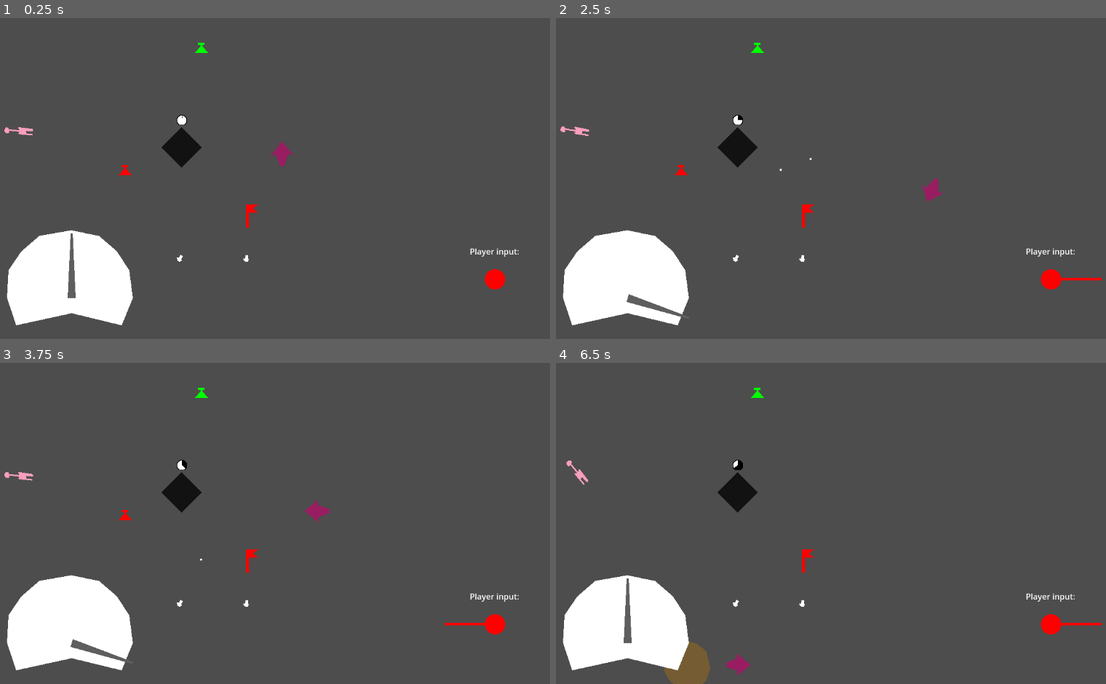
Above: before the commit, frames 1-4 (two rows, left to right).
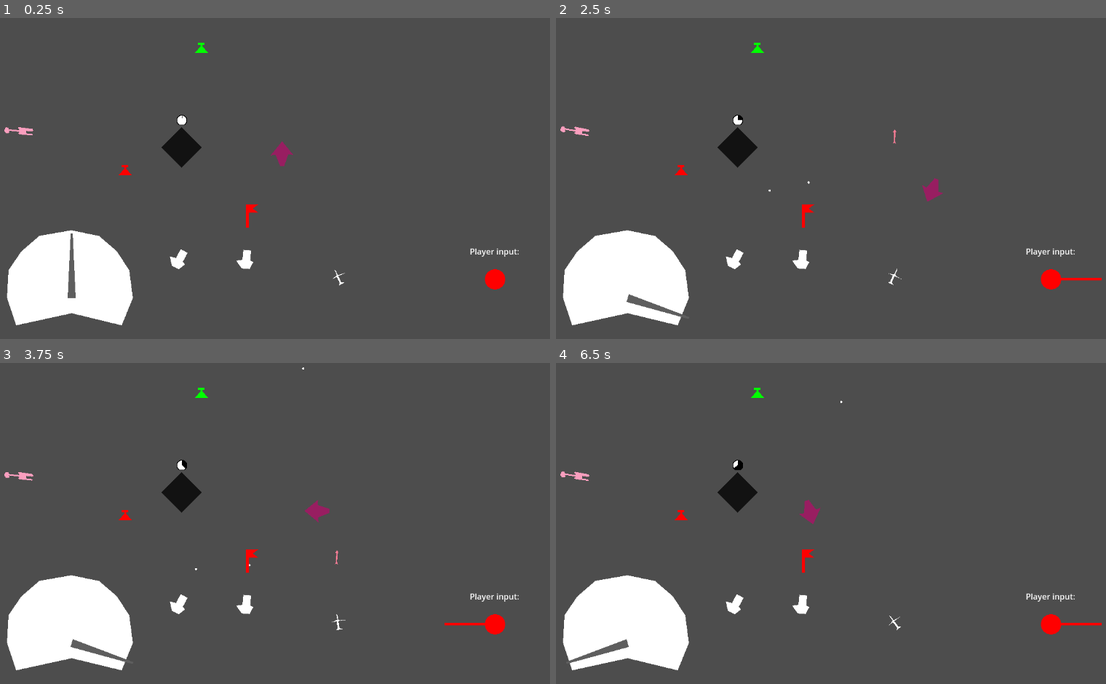
Above: after the commit, the same moments.

Repository: IwailerI/micro-jam-colors
Game: Godot game, scene res://scenes/level/level.tscn
Two runs of this game, one before a commit and one after it. Both use one fixed random seed, a clock stepped at 60 frames per second and the inputs below.
Inputs:
- Up to frame 1 (0.25 s): no input
- Up to frame 2 (2.5 s): hold D (movement_right) 0.53-1.28 s; hold Space (throttle) 0.53-1.28 s; hold S (movement_down) 1.28-2.03 s; tap Space (throttle) at 1.35 s; hold D (movement_right) from 2.03 s (still down); hold Space (throttle) from 2.03 s (still down)
- Up to frame 3 (3.75 s): release D (movement_right) at 2.78 s; release Space (throttle) at 2.78 s; hold W (movement_up) 2.78-3.53 s; tap Space (throttle) at 2.85 s; hold A (movement_left) from 3.53 s (still down); hold Space (throttle) from 3.53 s (still down)
- Up to frame 4 (6.5 s): release Space (throttle) at 4.28 s; tap Space (throttle) at 4.35, 5.85 s; release A (movement_left) at 5.03 s; hold S (movement_down) 5.03-5.78 s; hold Space (throttle) 5.03-5.78 s; hold D (movement_right) from 5.78 s (still down)

The runs differ from the first frame. In frame 1, 0.2% of the frame differs, in the area x 30-63%, y 72-84%; in frame 2, 0.3%; in frame 3, 0.3%; in frame 4, 1.7%, in the area x 0-63%, y 11-100%.

Commit message:
Crossbow fin

Diff:
--- a/objects/canon/canon.tscn
+++ b/objects/canon/canon.tscn
@@ -12,17 +12,10 @@
 
 [node name="Cooldown" type="Timer" parent="."]
 
+[node name="Polygon2D" type="Polygon2D" parent="."]
+position = Vector2(-6.76923, -1.45454)
+scale = Vector2(2.84615, 3.09091)
+polygon = PackedVector2Array(-5, 3, -5, -2, 0, -6, 1, -2, 8, -2, 8, 3, 1, 3, 0, 5)
+
 [node name="CollisionShape2D" type="CollisionShape2D" parent="."]
 shape = SubResource("CircleShape2D_ihhhh")
-
-[node name="Sprite" type="Polygon2D" parent="."]
-visible = false
-position = Vector2(-9, 2)
-scale = Vector2(3.45317, 3.45317)
-color = Color(0.983108, 0.620366, 0.748052, 1)
-polygon = PackedVector2Array(-6, -4, -6, 4, 0, 4)
-
-[node name="Polygon2D" type="Polygon2D" parent="."]
-position = Vector2(-2, -0.454545)
-scale = Vector2(1, 1.09091)
-polygon = PackedVector2Array(-5, 3, -5, -2, 0, -6, 1, -2, 8, -2, 8, 3, 1, 3, 0, 5)
--- /dev/null
+++ b/objects/crossbow/crossbow.gd
@@ -0,0 +1,34 @@
+extends StaticBody2D
+
+
+const CROSSBOW_BOLT := preload("res://objects/projectiles/crossbow_bolt.tscn")
+
+## Duration in seconds before crossbow starts shooting.
+@export var wakeup: float = 0.5
+@export var cooldown: float = 1.5
+
+@onready var cooldown_timer: Timer = $Cooldown
+@onready var player: Player = GameManager.get_instance().player()
+
+
+func _ready() -> void:
+	_setup.call_deferred() # awaiting in ready is bad
+	cooldown_timer.timeout.connect(_on_shoot_cooldown_timeout)
+
+
+func _setup() -> void:
+	if wakeup > 0:
+		await get_tree().create_timer(wakeup).timeout
+	cooldown_timer.start(cooldown)
+
+
+func _physics_process(_delta: float) -> void:
+	look_at(player.position) # TODO(wailer): mb to preemtive, but no
+
+
+func _on_shoot_cooldown_timeout() -> void:
+	var inst := CROSSBOW_BOLT.instantiate() as Node2D
+	get_parent().add_child(inst)
+	inst.global_rotation = global_rotation
+	inst.global_position = global_position
+	inst.creator = self
--- /dev/null
+++ b/objects/crossbow/crossbow.tscn
@@ -0,0 +1,21 @@
+[gd_scene load_steps=3 format=3 uid="uid://b3st7qybhqsyy"]
+
+[ext_resource type="Script" uid="uid://ds0j2x8h4tfxu" path="res://objects/crossbow/crossbow.gd" id="1_ksyy8"]
+
+[sub_resource type="CircleShape2D" id="CircleShape2D_ihhhh"]
+radius = 9.0
+
+[node name="Crossbow" type="StaticBody2D"]
+collision_layer = 2
+collision_mask = 0
+script = ExtResource("1_ksyy8")
+
+[node name="Cooldown" type="Timer" parent="."]
+
+[node name="Polygon2D" type="Polygon2D" parent="."]
+position = Vector2(-3, 0)
+scale = Vector2(1.68421, 1.76471)
+polygon = PackedVector2Array(-8, -2, -8, 3, -6, 0, 2, 0, 2, 9, 2.96875, 1.7, 4, 0, 9, 0, 11, -1, 4, -1, 2.96875, -3.4, 2, -8, 2, -2, -6, -2, -8, -4)
+
+[node name="CollisionShape2D" type="CollisionShape2D" parent="."]
+shape = SubResource("CircleShape2D_ihhhh")
--- a/objects/game_manager/game_manager.gd
+++ b/objects/game_manager/game_manager.gd
@@ -20,7 +20,9 @@
 
 
 func player() -> Player:
-	return get_tree().get_first_node_in_group(&"Player")
+	var player := get_tree().get_first_node_in_group(&"Player")
+	assert(is_instance_valid(player))
+	return player
 
 
 func add_colors(r: int, g: int, b: int) -> void:
--- a/objects/projectiles/canonball.tscn
+++ b/objects/projectiles/canonball.tscn
@@ -3,6 +3,7 @@
 [ext_resource type="PackedScene" uid="uid://xwkjdsly88n5" path="res://objects/projectiles/projectile.tscn" id="1_g3a5f"]
 
 [node name="Canonball" instance=ExtResource("1_g3a5f")]
+speed = 300.0
 
 [node name="Visibility" parent="." index="0"]
 scale = Vector2(0.3, 0.3)
--- a/objects/projectiles/projectile.tscn
+++ b/objects/projectiles/projectile.tscn
@@ -9,6 +9,7 @@
 collision_layer = 4
 collision_mask = 7
 script = ExtResource("1_c1bky")
+speed = 600.0
 
 [node name="Visibility" type="VisibleOnScreenNotifier2D" parent="."]
 position = Vector2(3.57628e-07, 0)
--- a/scenes/level/level.tscn
+++ b/scenes/level/level.tscn
@@ -6,6 +6,7 @@
 [ext_resource type="PackedScene" uid="uid://byhqyeheckqeq" path="res://objects/player/input_direction.tscn" id="2_nbgty"]
 [ext_resource type="PackedScene" uid="uid://tjya1g7djfw1" path="res://objects/ui/speedometer.tscn" id="3_i166f"]
 [ext_resource type="PackedScene" uid="uid://jw5kpdab0etq" path="res://objects/delivery_point/delivery_point.tscn" id="5_hnne4"]
+[ext_resource type="PackedScene" uid="uid://b3st7qybhqsyy" path="res://objects/crossbow/crossbow.tscn" id="6_tf2q7"]
 [ext_resource type="PackedScene" uid="uid://bt0stmwrnku5k" path="res://objects/brewing_stand/brewing_stand.tscn" id="6_wcngd"]
 [ext_resource type="PackedScene" uid="uid://dwffie5p7ox4j" path="res://objects/canon/canon.tscn" id="7_xv074"]
 [ext_resource type="PackedScene" uid="uid://skitiu8xadwy" path="res://objects/catapult/catapult.tscn" id="8_sytrn"]
@@ -86,6 +87,9 @@
 shape = SubResource("CircleShape2D_nbgty")
 debug_color = Color(0.944911, 0.0655937, 0.561244, 0.42)
 
+[node name="Crossbow" parent="Hazards" instance=ExtResource("6_tf2q7")]
+position = Vector2(703, 524)
+
 [node name="Pickups" type="Node2D" parent="."]
 
 [node name="DeliveryPoint" parent="Pickups" instance=ExtResource("5_hnne4")]
Not shown, added: objects/crossbow/crossbow.gd.uid
Not shown: 1 places in scenes/level/level.tscn that only renumber resources
